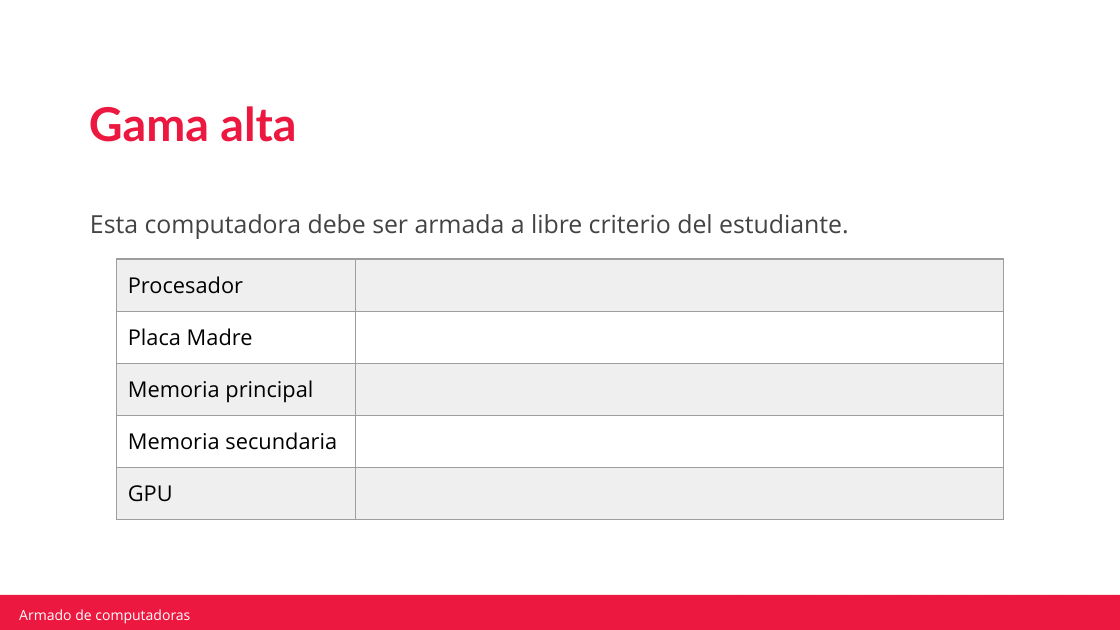
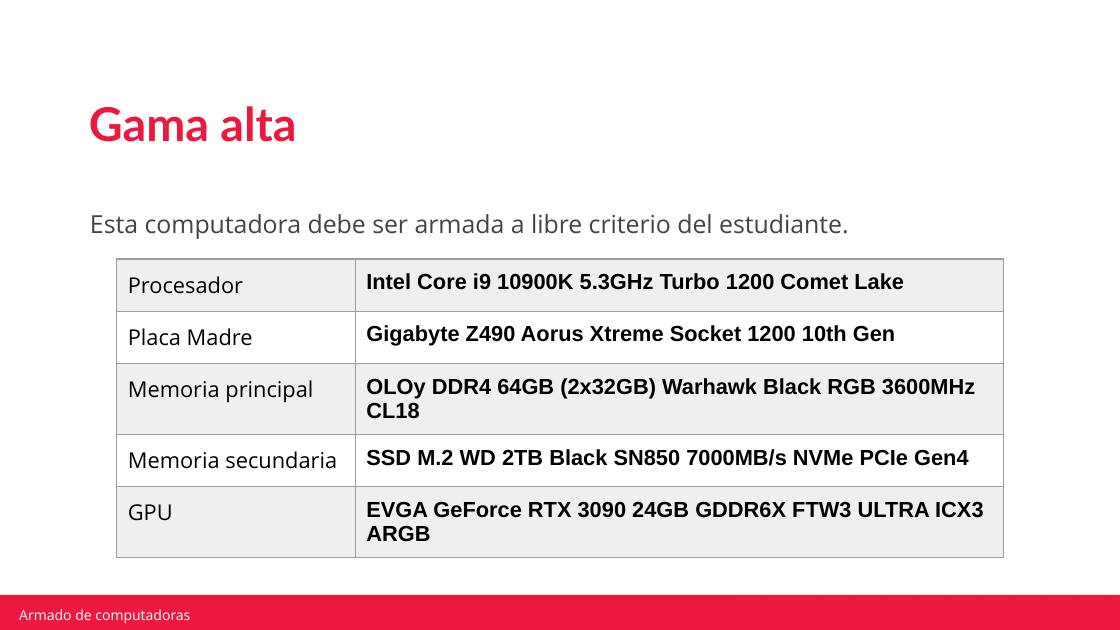
Before and after one commit to FedericohMartin/CTD-IntroInformatica, a slide deck: slide 20 of Clase 9/Actividad integradora armado de computadoras.pptx. Drawn at 1120x630 pixels with LibreOffice and Linux fonts; fonts in the diff are those of the drawing; background and template pictures are left out. Boxes give left, top, right and bottom in pixels: in the first picture for what was removed or moved away, otherwise in the second. Text is boxed around its words. In the diff, an @@ line names an element or a change of style, - is before the commit and + after.

```diff
--- a/Clase 9/Actividad integradora armado de computadoras.pptx
+++ b/Clase 9/Actividad integradora armado de computadoras.pptx
@@ table at box(116, 259, 1004, 553) @@
-row 1, column 2: 
+row 1, column 2: Intel Core i9 10900K 5.3GHz Turbo 1200 Comet Lake
-row 2, column 2: 
+row 2, column 2: Gigabyte Z490 Aorus Xtreme Socket 1200 10th Gen
-row 3, column 2: 
+row 3, column 2: OLOy DDR4 64GB (2x32GB) Warhawk Black RGB 3600MHz CL18
-row 4, column 2: 
+row 4, column 2: SSD M.2 WD 2TB Black SN850 7000MB/s NVMe PCIe Gen4
-row 5, column 2: 
+row 5, column 2: EVGA GeForce RTX 3090 24GB GDDR6X FTW3 ULTRA ICX3 ARGB
```
Also in this commit, not shown: 2 other slides changed, 1 other file.
